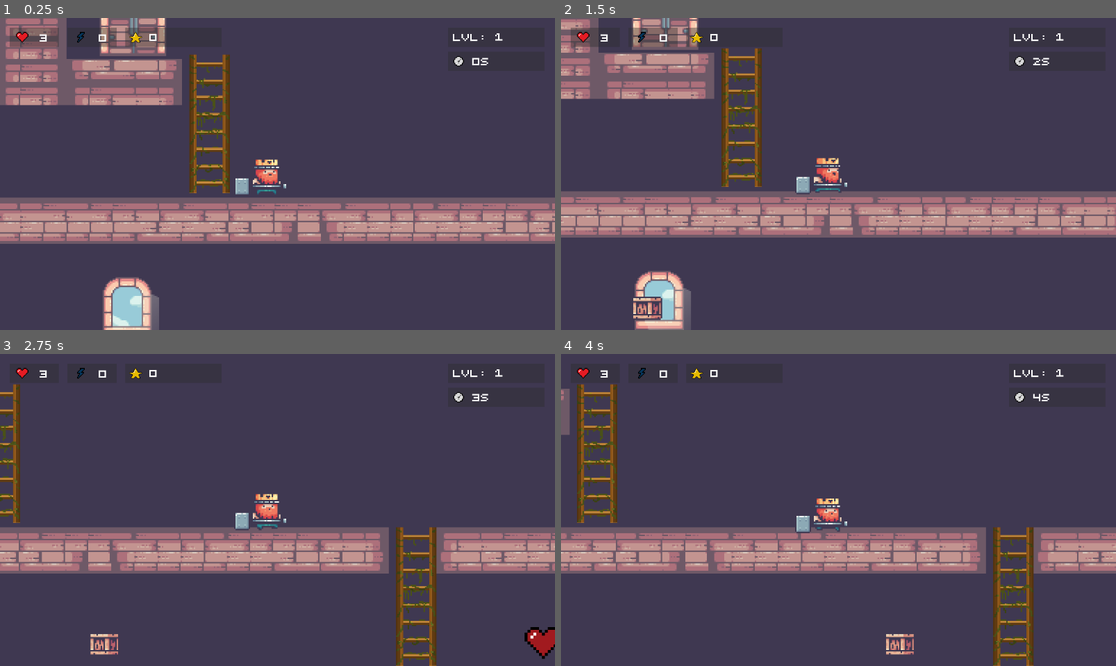
Above: before the commit, frames 1-4 (two rows, left to right).
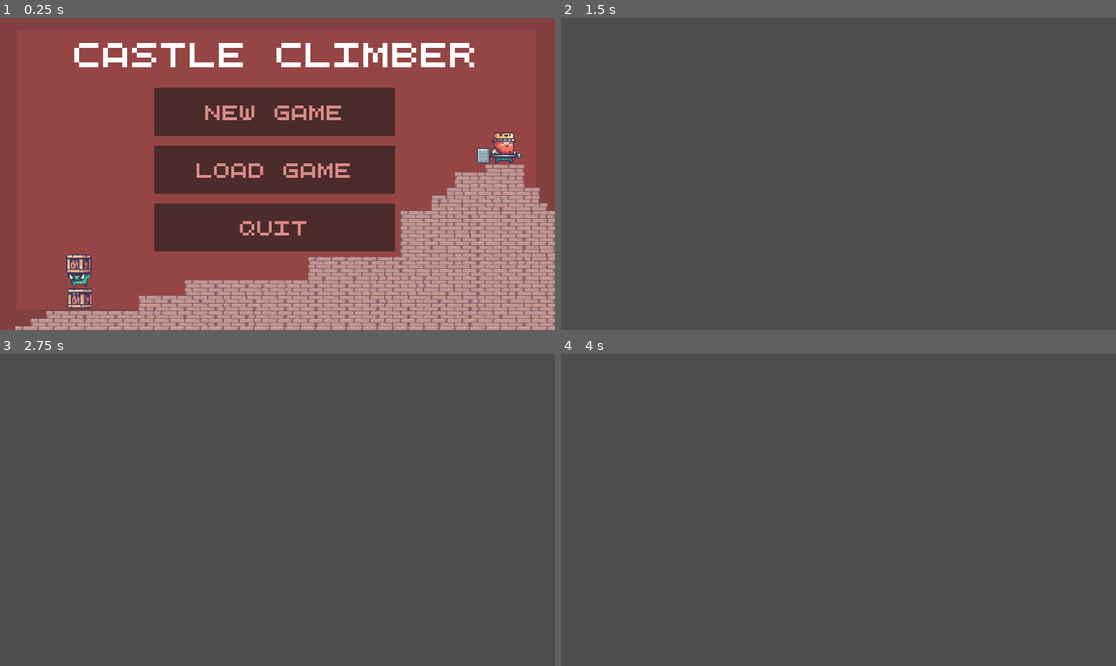
Above: after the commit, the same moments.

Repository: Ai2045/Castle-Climbers
Game: Godot game, scene res://Scenes/main_menu.tscn
The game is run twice, just before and just after one commit, with the same random seed, the same clock (stepped at 60 frames per second) and the same inputs. Before the commit the project starts from res://Scenes/Main.tscn.
Inputs (mouse positions are in pixels of both pictures, inside the frame that each line leads up to):
- Up to frame 1 (0.25 s): no input
- Up to frame 2 (1.5 s): click (832, 170) at 0.5 s, where only the run after the commit has a clickable "LOAD GAME"; tap Enter at 1.25 s; hold Right (ui_right) from 1.28 s (still down)
- Up to frame 3 (2.75 s): keep holding Right (ui_right); tap Up (ui_up) at 1.52, 2.27 s
- Up to frame 4 (4 s): release Right (ui_right) at 2.78 s; hold Left (ui_left) 2.78-3.53 s; hold Right (ui_right) from 3.53 s (still down); tap Up (ui_up) at 3.77 s

The runs differ from the first frame. In frame 1, 98% of the frame differs, in the area x 0-100%, y 0-100%; in frame 2, 28%; in frame 3, 22%; in frame 4, 22%.

Commit message:
save level and load level

Diff:
--- a/Scripts/BombSpawner.gd
+++ b/Scripts/BombSpawner.gd
@@ -10,12 +10,16 @@
 func _ready():
 	animated_sprite.play("cannon_idle")
 
+	update_paths()
+	if bomb_animation != null:
+		bomb_animation.play("bomb_movement")
+	else:
+		print("bomb_animation is null")
+
+func update_paths():
 	current_scene_path = "/root/" + Global.current_scene_name + "/"
-
 	bomb_path =  get_node(current_scene_path + "/BombPath/Path2D/PathFollow2D")
 	bomb_animation = get_node(current_scene_path + "/BombPath/Path2D/AnimationPlayer")
-
-	bomb_animation.play("bomb_movement")
 
 func shoot():
 	animated_sprite.play("cannon_fired")
@@ -27,11 +31,15 @@
 func _on_timer_timeout():
 	animated_sprite.play("cannon_idle")
 
-	if bomb_path.get_child_count() <= 0:
+	if bomb_path == null || bomb_animation == null:
+		update_paths()
+
+	if bomb_path != null and bomb_path.get_child_count() == 0:
 		bomb_path.add_child(shoot())
 
-	if Global.is_bomb_moving == false:
-		for bombs in bomb_path.get_children():
-			bomb_path.remove_child(bombs)
-			bombs.queue_free()
-			bomb_animation.stop()
+	if bomb_path != null:
+		if Global.is_bomb_moving == false:
+			for bombs in bomb_path.get_children():
+				bomb_path.remove_child(bombs)
+				bombs.queue_free()
+				bomb_animation.stop()
--- a/Scripts/Global.gd
+++ b/Scripts/Global.gd
@@ -11,7 +11,8 @@
 var is_bomb_moving = false
 
 func _ready():
-	current_scene_name = get_tree().get_current_scene().name
+	var scene_name = get_tree().get_current_scene().name
+	current_scene_name = clean_scene_name(scene_name)
 
 func disable_spawning():
 	can_spawn = false
@@ -27,10 +28,46 @@
 var final_rating
 var final_time
 
+
+const  SAVE_PATH = "user://savegame.save"
+
+func save_game():
+	var save_file = ConfigFile.new()
+
+	save_file.set_value("level", "current_level", "res://Scenes/" + Global.current_scene_name + ".tscn")
+	var err = save_file.save(SAVE_PATH)
+
+	if err != OK:
+		print("An error occurred while saving  the game")
+	else:
+		print("Saving game.")
+
+func load_game():
+	var save_file = ConfigFile.new()
+	var err = save_file.load(SAVE_PATH)
+
+	if err == OK:
+		print("Loading game.")
+		var saved_level = save_file.get_value("level", "current_level", "res://Scenes/Main.tscn")
+		var new_scene_resource = load(saved_level)
+		var new_scene = new_scene_resource.instantiate()
+		get_tree().get_root().add_child(new_scene)
+		get_tree().current_scene = new_scene
+		clean_scene_name(current_scene_name)
+	else :
+		print("An error occurred while loading the game")
+
+func clean_scene_name(scene_name):
+	var at_position = scene_name.find("@")
+	if at_position != -1:
+		return scene_name.substr(0, at_position)
+	else:
+		return scene_name
+
 func get_current_level_number():
-	if current_scene_name == "Main":
+	if current_scene_name == "Main" || current_scene_name == "MainMenu":
 		return 1
-	elif  current_scene_name.begins_with("Main_"):
+	elif current_scene_name.begins.with("Main_"):
 		var level_number = current_scene_name.get_slice("_", 1).to_int()
 		return level_number
 	else :
--- a/Scripts/MainMenu.gd
+++ b/Scripts/MainMenu.gd
@@ -14,7 +14,13 @@
 	get_tree().paused = false
 
 func _on_button_load_pressed():
-	pass # Replace with function body.
+	var current_scene = get_tree().current_scene
+
+	if current_scene:
+		current_scene.queue_free()
+
+	Global.load_game()
+	get_tree().paused = false
 
 
 func _on_button_quit_pressed():
--- a/Scripts/Player.gd
+++ b/Scripts/Player.gd
@@ -273,11 +273,17 @@
 
 
 func _on_button_save_pressed():
-	pass # Replace with function body.
+	Global.save_game()
 
 
 func _on_button_load_pressed():
-	pass # Replace with function body.
+	var current_scene = get_tree().root.get_tree().current_scene
+
+	if current_scene:
+		current_scene.queue_free()
+
+	Global.load_game()
+	get_tree().paused = false
 
 
 func _on_button_quit_pressed():
--- a/project.godot
+++ b/project.godot
@@ -11,7 +11,7 @@
 [application]
 
 config/name="Castle Climbers"
-run/main_scene="res://Scenes/Main.tscn"
+run/main_scene="res://Scenes/main_menu.tscn"
 config/features=PackedStringArray("4.0", "GL Compatibility")
 config/icon="res://icon.svg"
 
